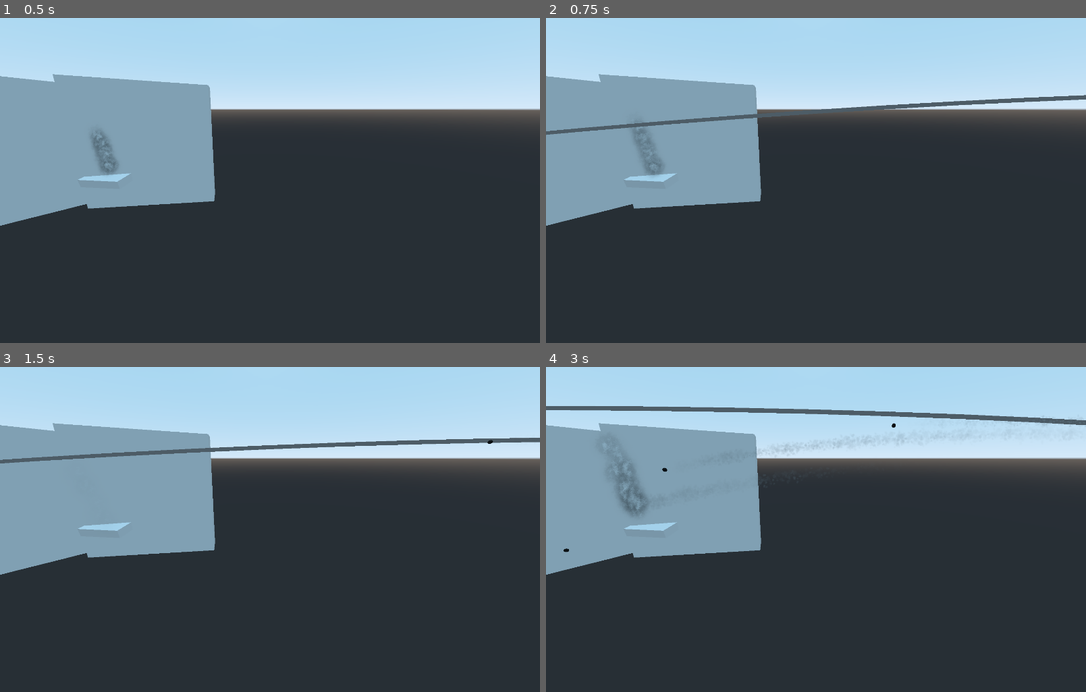
Above: before the commit, frames 1-4 (two rows, left to right).
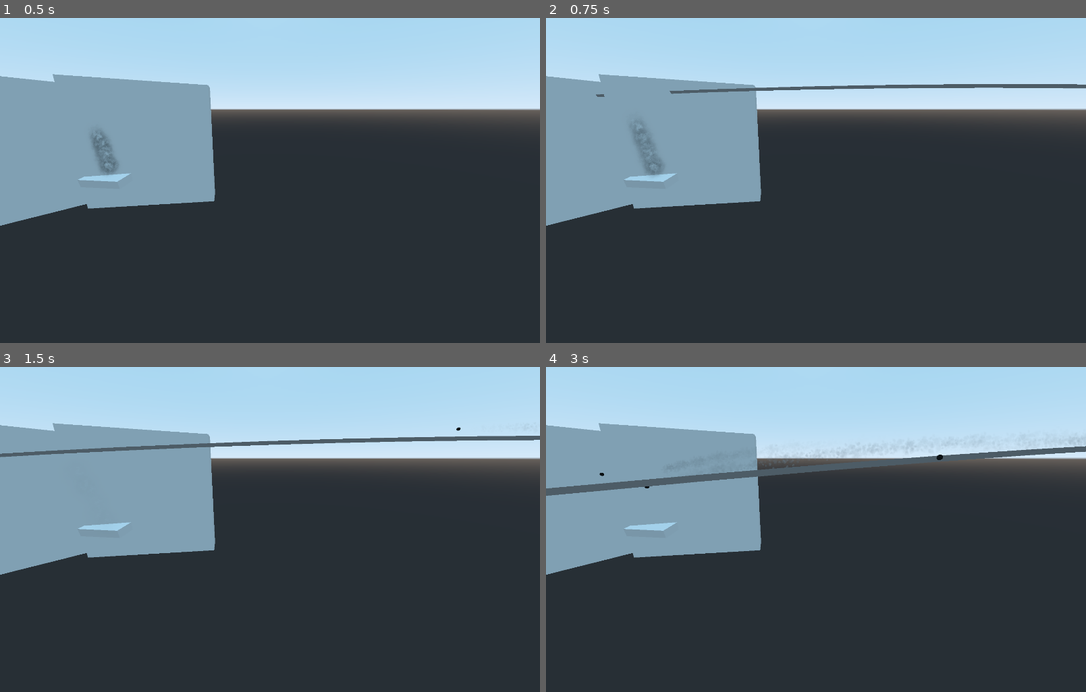
Above: after the commit, the same moments.

Repository: D-Niermann/SailingGame
Game: Godot game, scene res://nodes/CollisionTestScene2.tscn
The game is run twice, just before and just after one commit, with the same random seed, the same clock (stepped at 60 frames per second) and the same inputs. This scene is started directly instead of the project's main scene. The engine's default icon, where the game draws it, is replaced by a stand-in: a white triangle on a blue panel in a dark square.
Inputs (mouse positions are in pixels of both pictures, inside the frame that each line leads up to):
- Up to frame 1 (0.5 s): no input
- Up to frame 2 (0.75 s): tap Enter at 0.5 s; move the mouse to (934, 157) at 0.52 s; hold E (RotateCannonRight) from 0.53 s (still down); hold X (FireCannons) from 0.53 s (still down); click (934, 157) at 0.67 s
- Up to frame 3 (1.5 s): release E (RotateCannonRight) at 1.25 s; release X (FireCannons) at 1.25 s; drag from (162, 539) to (243, 591) at 1.27 s
- Up to frame 4 (3 s): move the mouse to (870, 448) at 2.02 s; press the mouse at (870, 448) at 2.03 s; hold E (RotateCannonRight) 2.03-2.75 s; release the mouse at (870, 448) at 2.75 s; drag from (789, 591) to (654, 474) at 2.77 s

Frame 1 is identical in both runs. In frame 2, 2.0% of the frame differs, in the area x 0-100%, y 20-37%; in frame 3, 2.2%; in frame 4, 4.0%, in the area x 0-100%, y 12-58%.
Error in both runs: Invalid type in function 'to_local' in base 'Spatial (Cannon.gd)'. Cannot convert argument 1 from Nil to Vector3. (res://Cannon.gd:54)

Commit message:
removed gun up down movement for now

Diff:
--- a/Cannon.gd
+++ b/Cannon.gd
@@ -57,14 +57,14 @@
 		if position3D.x >= 0:
 			var dist = position3D.x
 			predictTrajectory()
-			if dist>20: ## TODO: change these controls
-				rotateUp(position3D.x)
+			# if dist>20: ## TODO: change these controls
+			# 	rotateUp(position3D.x)
+			# else:
+			# 	rotateDown(position3D.x)
+			if position3D.z<0:
+				rotateLeft(position3D.z)
 			else:
-				rotateDown(position3D.x)
-			# if position3D.z<0:
-			# 	rotateLeft(position3D.z)
-			# else:
-			# 	rotateRight(position3D.z)
+				rotateRight(position3D.z)
 		else:
 			clearTrajectory()
 
@@ -95,7 +95,7 @@
 	var point = Vector3(0,0,0)
 	for i in range(lineSize):
 		line.points[i] = point
-		if point.y>-3: ## TODO: put in the water height on the current point here isntead of -3
+		if point.y>-30: ## TODO: put in the water height on the current point here isntead of -30
 			point += Vector3(1,0,0)*force*1
 			point += Vector3(0,-1,0)*0.02*i
 
--- a/main.tscn
+++ b/main.tscn
@@ -262,7 +262,7 @@
 stringToHuman2 = "../NavMeshCont/Navigation/Human"
 pathToC1 = "../PlayerShipContainer/Ship"
 pathToC2 = "../NavMeshCont"
-a = 2.0392e+06
+a = 2.0484e+06
 
 [node name="Terrain" type="MeshInstance" parent="."]
 transform = Transform( 598.053, 1.20345, 0, -1.93904, 2.1846, 0, 0, 0, 395.96, 29.7657, -12.3204, 1.57804 )
